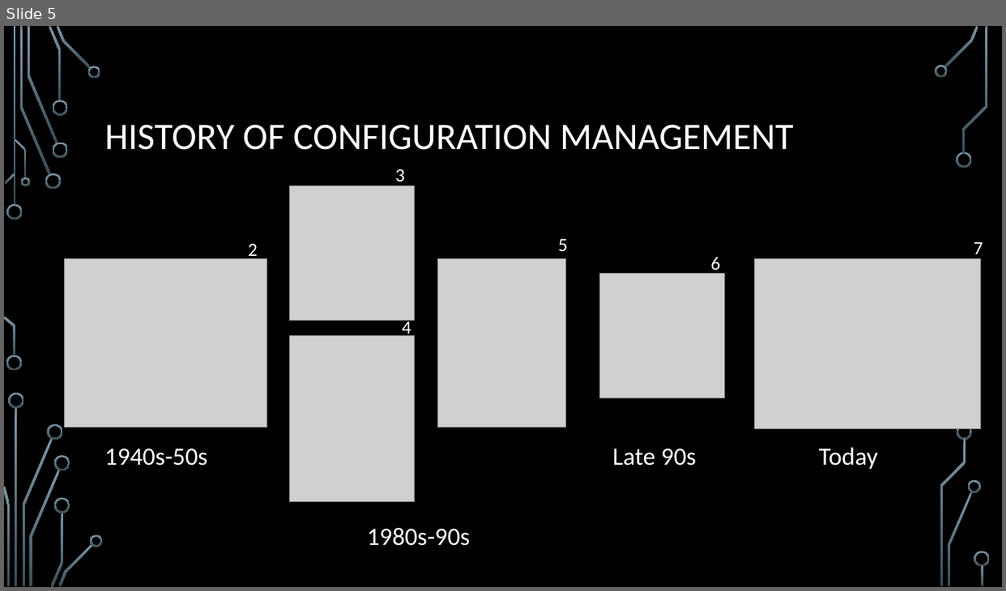
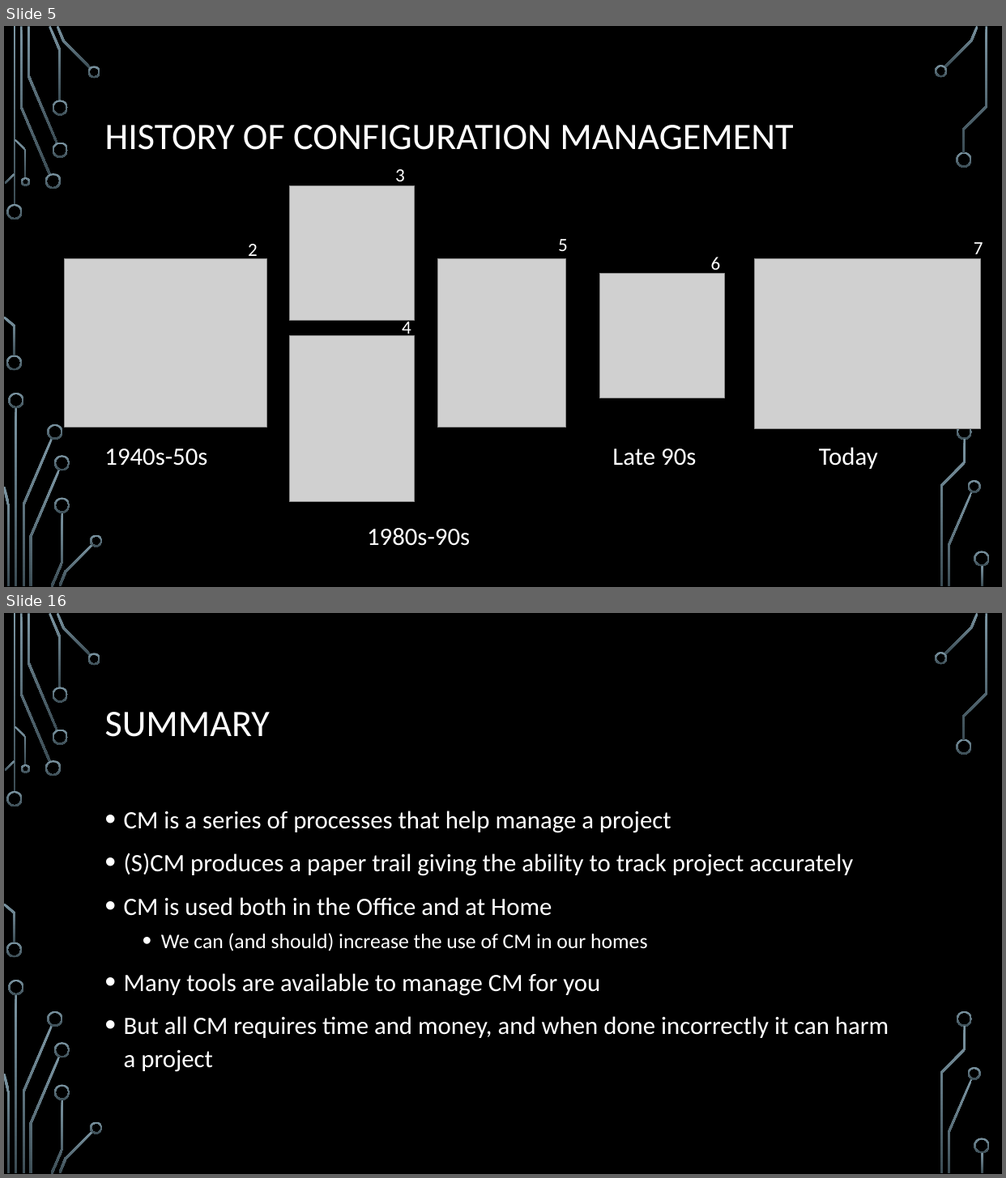
Before and after one commit to ChrisIrvine/SysEng-CM-Report, a slide deck: presentation/presentation.pptx. Shown one above the other, each under a label of ours: slide 5 before the commit, slides 5 and 16 after it; the slides between them are not shown. The pictures are 1006x591 and 1006x1178 pixels, drawn with LibreOffice and Linux fonts; fonts in the diff are those of the drawing; grey boxes stand for pictures; background and template pictures are left out. Boxes give left, top, right and bottom in pixels: in the first picture for what was removed or moved away, otherwise in the second. Text is boxed around its words. In the diff, an @@ line names an element or a change of style, - is before the commit and + after.

```diff
--- a/presentation/presentation.pptx
+++ b/presentation/presentation.pptx
@@ slide 16 added at [4, 613, 1002, 1174], background picture (left out); not listed: 36 template elements that a slide beside it also shows @@
@@ title added at [105, 712, 270, 737], 36 pt, text #FFFFFF @@
+SUMMARY
@@ text added at [124, 811, 889, 1072], 24 pt, text #FFFFFF @@
+• CM is a series of processes that help manage a project
+• (S)CM produces a paper trail giving the ability to track project accurately
+• CM is used both in the Office and at Home
+  • We can (and should) increase the use of CM in our homes
+• Many tools are available to manage CM for you
+• But all CM requires time and money, and when done incorrectly it can harm a project
```
Also in this commit, not shown: 3 slides changed, 10 other slides added, 1 other file.
